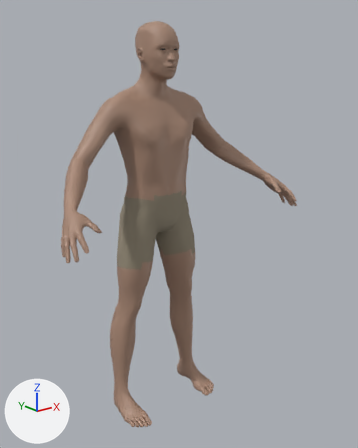
Renders of the glTF model characters_art/players/player_warrior.glb from each side of a commit.
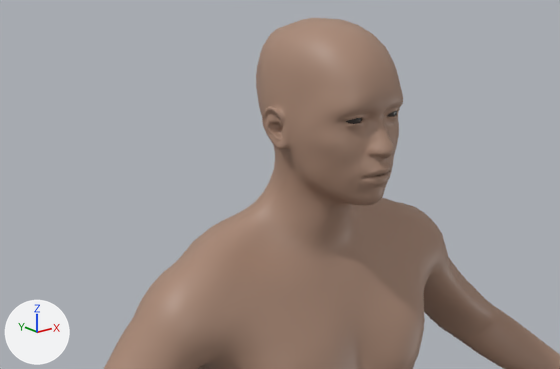
Each version appears first whole from a camera (50 mm lens) standing at (-1.35, -1.899, 1.676) and looking at (0.037, -0.165, 0.982), and next in a close-up from a camera (50 mm lens) standing at (-0.697, -0.829, 1.965) and looking at (-0.077, -0.054, 1.655). Every picture has the same lights, and +X, +Y and +Z are marked at lower left. The older version's two pictures come first.

Names of what the first close-up shows: 'player_warrior_body'.
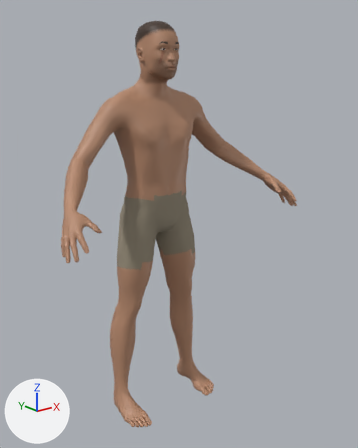
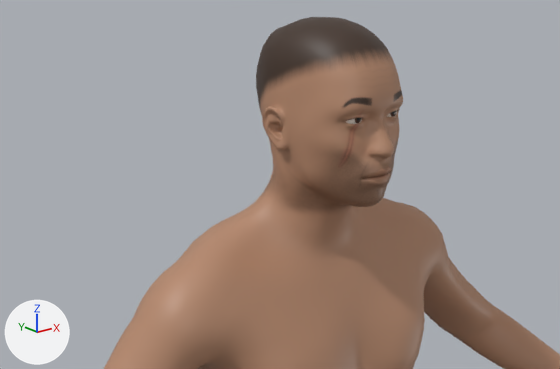
Boxes (x1, y1, x2, y2) around the edits, measured in the close-ups (560 x 369 px):
'player_warrior_body', surface changed: (104, 18, 403, 369) in both

The change, as a list of edits to the scene's bpy script:
```text
Add img_image_0:
    img_image_0 = load_image('Image_0', '_unpacked/Image_0', 1024, 1024, 'sRGB')
Change mat_skin:
    where n0 = _N.new('ShaderNodeBsdfPrincipled'); n0.name = 'Principled BSDF'
    remove n0.inputs[0].default_value = (0.4, 0.25, 0.18, 1.0)  # 'Base Color', beige #aa8976
    add n2 = _N.new('ShaderNodeMix'); n2.name = 'Mix'
    add n2.data_type = 'RGBA'
    add n2.blend_type = 'MULTIPLY'
    add n2.inputs[0].default_value = 1.0  # 'Factor'
    add n2.inputs[7].default_value = (0.474, 0.254, 0.156, 1.0)  # 'B', brown #b78a6e
    add n3 = _N.new('ShaderNodeTexImage'); n3.name = 'Image Texture'
    add n3.image = img_image_0
    add _L.new(n2.outputs[2], n0.inputs[0])  # 'Result' to 'Base Color'
    add _L.new(n3.outputs[0], n2.inputs[6])  # 'Color' to 'A'
```
